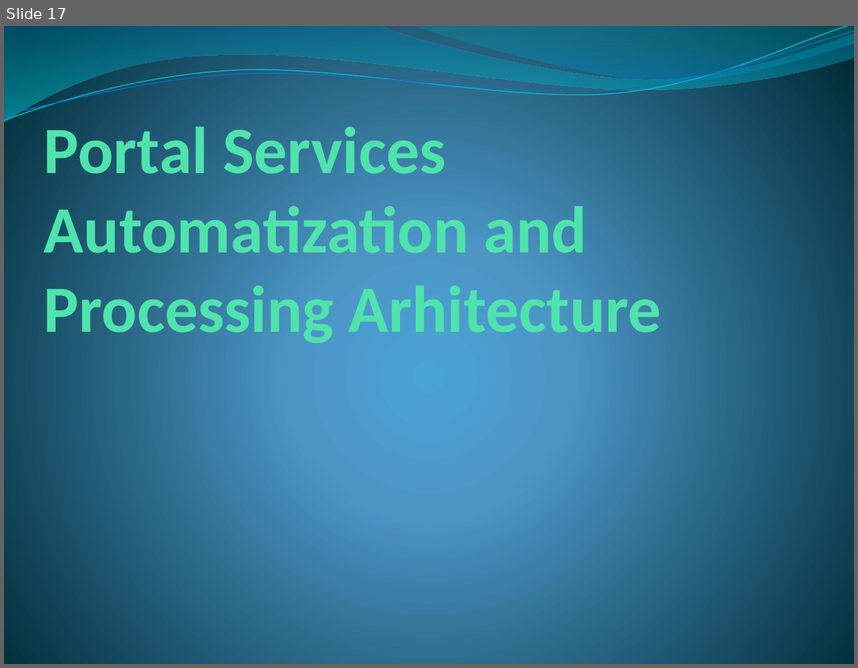
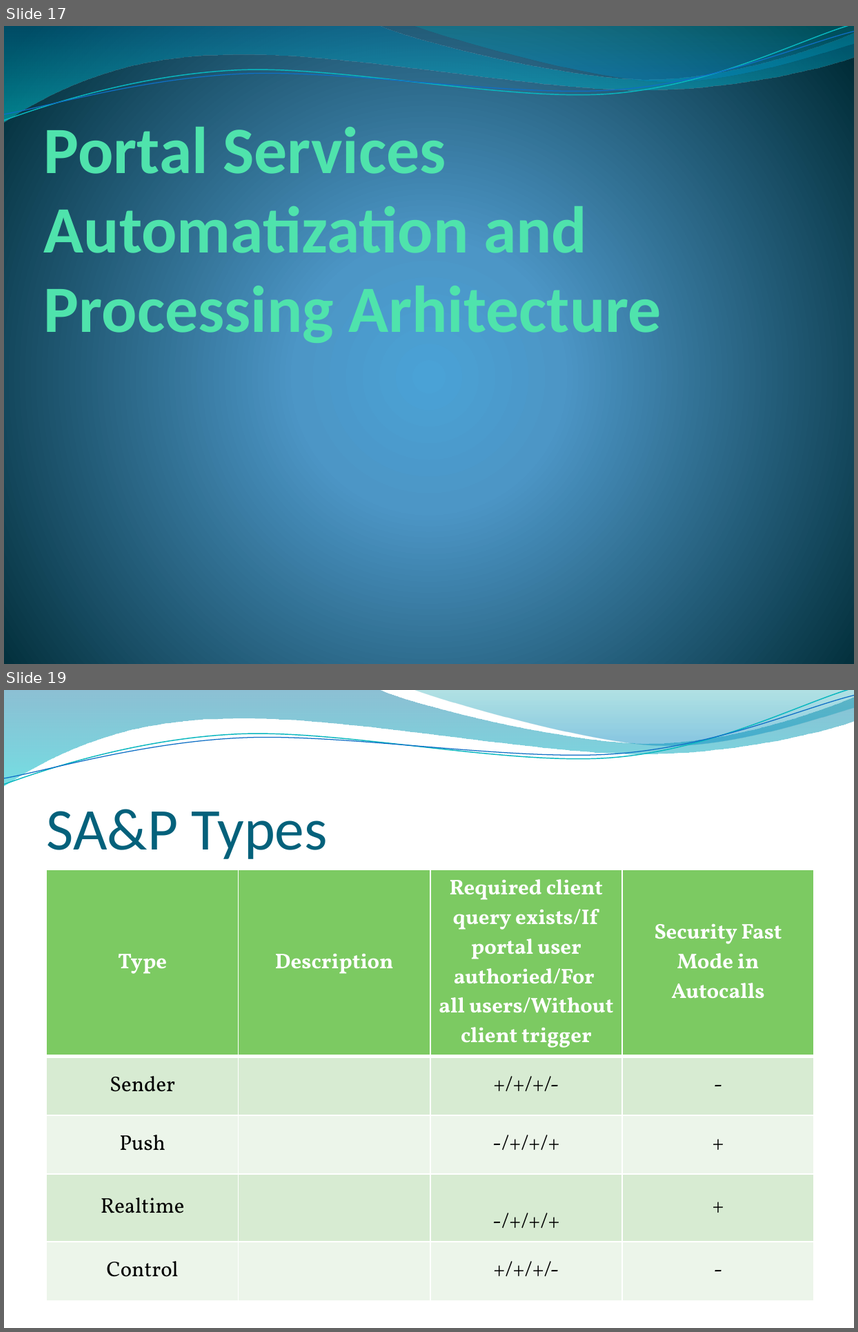
Before and after one commit to Serzol64/investportalAplex, a slide deck: PortalServices.pptx. Shown one above the other, each under a label of ours: slide 17 before the commit, slides 17 and 19 after it; the slides between them are not shown. The pictures are 858x668 and 858x1332 pixels, drawn with LibreOffice and Linux fonts; fonts in the diff are those of the drawing; background and template pictures are left out. Boxes give left, top, right and bottom in pixels: in the first picture for what was removed or moved away, otherwise in the second. Text is boxed around its words. In the diff, an @@ line names an element or a change of style, - is before the commit and + after.

Commit message:
Portal Service Pages Start

```diff
--- a/PortalServices.pptx
+++ b/PortalServices.pptx
@@ slide 19 added at box(4, 690, 854, 1328), background picture (left out); not listed: 4 template elements that a slide beside it also shows @@
@@ title added at box(47, 809, 328, 859), 50 pt, text #04617B @@
+SA&P Types
@@ table added at box(47, 870, 815, 1292), 5 rows, 4 columns @@
+Type | Description | Required client query exists/If portal user authoried/For all users/Without client trigger | Security Fast Mode in Autocalls
+Sender |  | +/+/+/- | -
+Push |  | -/+/+/+ | +
+Realtime |  | -/+/+/+ | +
+Control |  | +/+/+/- | -
```
Also in this commit, not shown: 2 other slides added, 12 other files.
